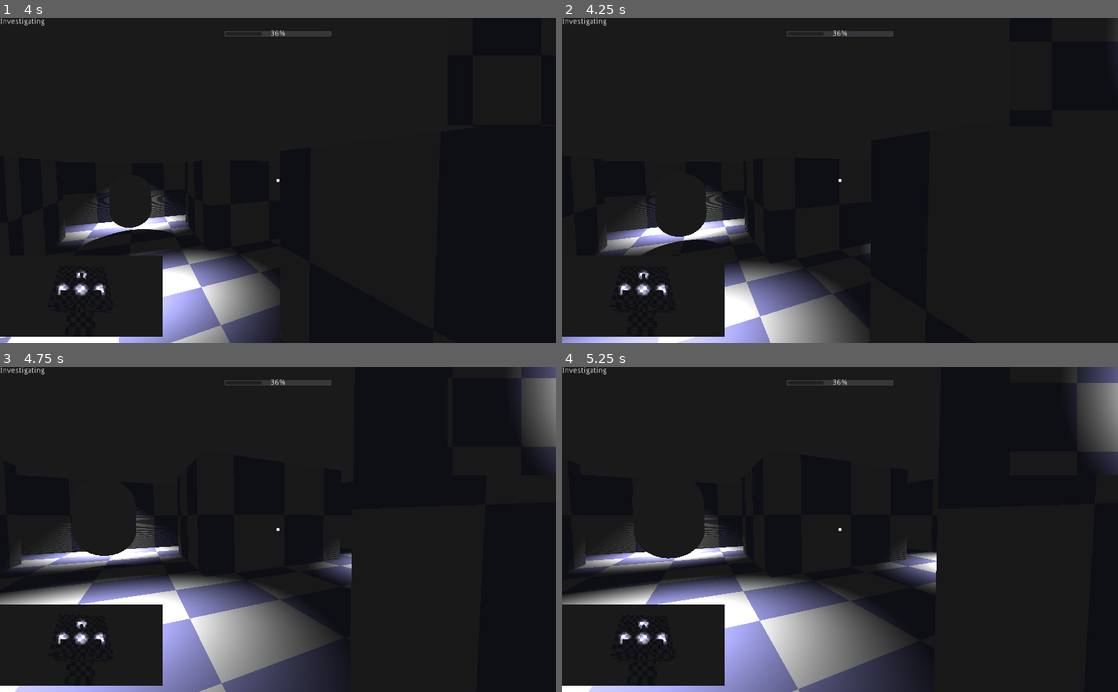
Above: before the commit, frames 1-4 (two rows, left to right).
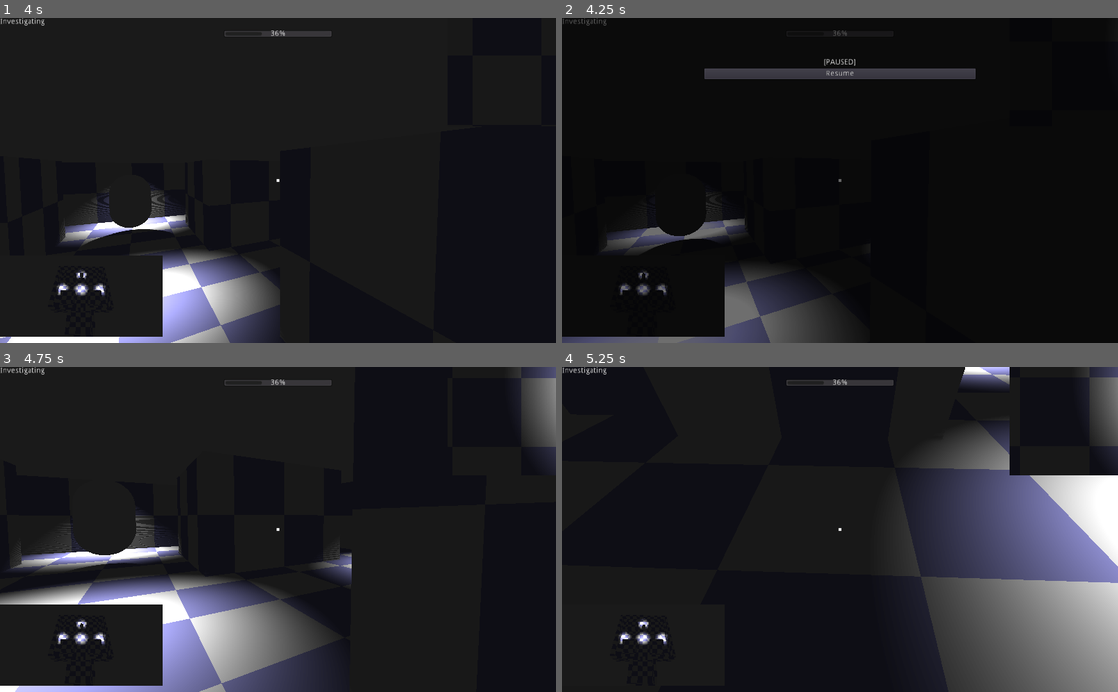
Above: after the commit, the same moments.

Repository: anthonyfinch/LD51
Game: Godot game, scene res://levels/TestLevel1.tscn
Two runs of this game, one before a commit and one after it. Both use one fixed random seed, a clock stepped at 60 frames per second and the inputs below.
Inputs (mouse positions are in pixels of both pictures, inside the frame that each line leads up to):
- Up to frame 1 (4 s): tap Enter at 0.5 s; move the mouse to (305, 180) at 0.52 s; hold W (forward) from 0.53 s (still down); tap Space (jump) at 0.77, 1.52, 3.02, 3.77 s; move the mouse to (250, 180) at 1.27 s; move the mouse to (289, 174) at 2.02 s; move the mouse to (272, 187) at 2.77 s; move the mouse to (316, 183) at 3.52 s
- Up to frame 2 (4.25 s): keep holding W (forward); tap Escape (ui_cancel) at 4.15 s
- Up to frame 3 (4.75 s): release W (forward) at 4.25 s; click (278, 422) at 4.25 s, where only the run after the commit has a clickable "Resume"
- Up to frame 4 (5.25 s): move the mouse to (673, 480) at 5.02 s; hold A (left) from 5.03 s (still down); click (673, 480) at 5.17 s

Frame 1 is identical in both runs. In frame 2, 9.6% of the frame differs, in the area x 0-100%, y 0-100%; in frame 3, less than 0.1%; in frame 4, 41%.

Commit message:
basic pause screen + paused functionality

Diff:
--- /dev/null
+++ b/GameState.gd
@@ -0,0 +1,3 @@
+extends Node
+
+var paused = false
--- a/enemy/Enemy.gd
+++ b/enemy/Enemy.gd
@@ -90,22 +90,23 @@
 						print("Huh, nothing to see")
 
 func _physics_process(_delta):
-	_check_for_player()
-	match state:
-		EnemyState.Scanning:
-			global_rotate(Vector3.UP, rad * turn_speed)
-		EnemyState.Wandering:
-			var done = _navigate_to_point(wander_speed)
-			if done:
-				_start_scanning(scan_time)
-		EnemyState.Investigating:
-			var done = _navigate_to_point(investigate_speed)
-			if done:
-				_start_waiting()
-		EnemyState.Attacking:
-			var done = _navigate_to_point(attack_speed)
-			if done:
-				_start_scanning(investigate_time)
+	if not GameState.paused:
+		_check_for_player()
+		match state:
+			EnemyState.Scanning:
+				global_rotate(Vector3.UP, rad * turn_speed)
+			EnemyState.Wandering:
+				var done = _navigate_to_point(wander_speed)
+				if done:
+					_start_scanning(scan_time)
+			EnemyState.Investigating:
+				var done = _navigate_to_point(investigate_speed)
+				if done:
+					_start_waiting()
+			EnemyState.Attacking:
+				var done = _navigate_to_point(attack_speed)
+				if done:
+					_start_scanning(investigate_time)
 
 func _start_waiting():
 	state = EnemyState.Waiting
--- a/player/Player.gd
+++ b/player/Player.gd
@@ -20,14 +20,19 @@
 onready var visi_timer : Timer = $VisibilityTimer
 onready var visi_bar : ProgressBar = $UI/Visibility
 
+# UI
+onready var overlay : ColorRect = $UI/Overlay
+onready var pause_screen : Control = $UI/PauseScreen
+onready var resume_button : Button = $UI/PauseScreen/VBoxContainer/ResumeButton
+
 var dir = Vector3()
 var vel = Vector3()
 var visibility = 0.0
 
-
 func _ready():
 	Input.set_mouse_mode(Input.MOUSE_MODE_CAPTURED)
 	visi_timer.connect("timeout", self, "_update_visibility")
+	resume_button.connect("pressed", self, "_toggle_pause")
 	_update_visibility()
 
 func _update_visibility():
@@ -75,10 +80,19 @@
 			vel.y = jump_speed
 
 	if Input.is_action_just_pressed("ui_cancel"):
-		if Input.get_mouse_mode() == Input.MOUSE_MODE_VISIBLE:
-			Input.set_mouse_mode(Input.MOUSE_MODE_CAPTURED)
-		else:
-			Input.set_mouse_mode(Input.MOUSE_MODE_VISIBLE)
+		_toggle_pause()
+
+func _toggle_pause():
+	if GameState.paused:
+		Input.set_mouse_mode(Input.MOUSE_MODE_CAPTURED)
+		overlay.visible = false
+		pause_screen.visible = false
+		GameState.paused = false
+	else:
+		Input.set_mouse_mode(Input.MOUSE_MODE_VISIBLE)
+		overlay.visible = true
+		pause_screen.visible = true
+		GameState.paused = true
 
 func _process_movement(delta):
 	dir.y = 0
--- a/player/Player.tscn
+++ b/player/Player.tscn
@@ -60,3 +60,37 @@
 margin_bottom = 36.0
 rect_min_size = Vector2( 200, 0 )
 max_value = 1.0
+
+[node name="Overlay" type="ColorRect" parent="UI"]
+visible = false
+anchor_right = 1.0
+anchor_bottom = 1.0
+color = Color( 0, 0, 0, 0.568627 )
+
+[node name="PauseScreen" type="Control" parent="UI"]
+visible = false
+anchor_right = 1.0
+anchor_bottom = 1.0
+
+[node name="VBoxContainer" type="VBoxContainer" parent="UI/PauseScreen"]
+anchor_left = 0.5
+anchor_top = 0.5
+anchor_right = 0.5
+anchor_bottom = 0.5
+margin_left = -250.0
+margin_top = -225.0
+margin_right = 250.0
+margin_bottom = 225.0
+rect_min_size = Vector2( 500, 450 )
+
+[node name="Label" type="Label" parent="UI/PauseScreen/VBoxContainer"]
+margin_right = 500.0
+margin_bottom = 14.0
+text = "[PAUSED]"
+align = 1
+
+[node name="ResumeButton" type="Button" parent="UI/PauseScreen/VBoxContainer"]
+margin_top = 18.0
+margin_right = 500.0
+margin_bottom = 38.0
+text = "Resume"
--- a/project.godot
+++ b/project.godot
@@ -216,6 +216,10 @@
 run/main_scene="res://levels/TestLevel1.tscn"
 config/icon="res://icon.png"
 
+[autoload]
+
+GameState="*res://GameState.gd"
+
 [display]
 
 window/stretch/mode="2d"
